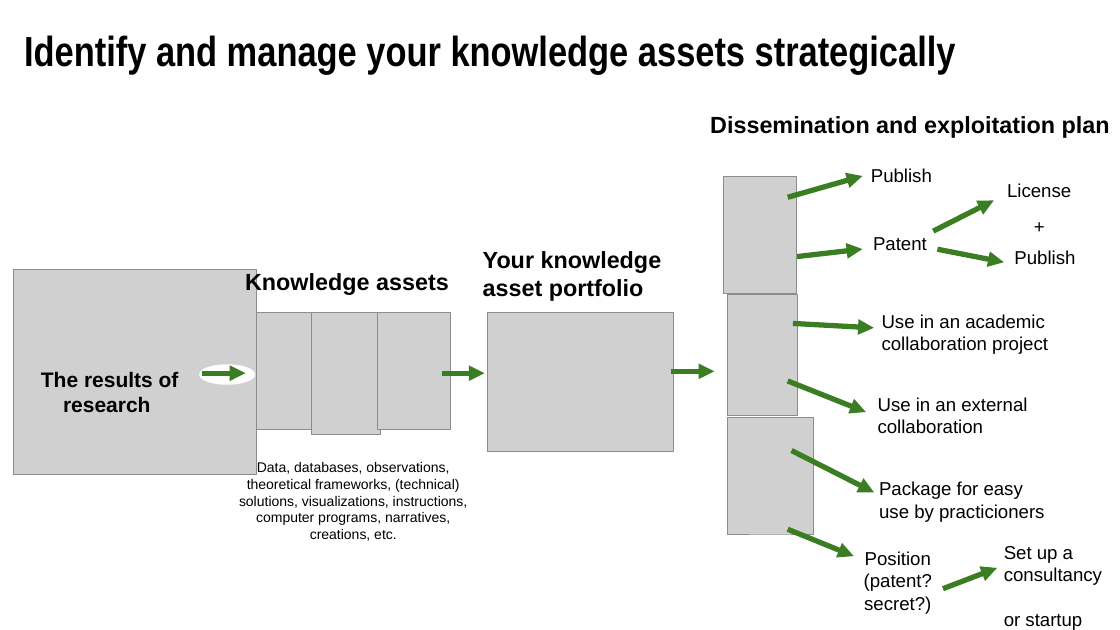
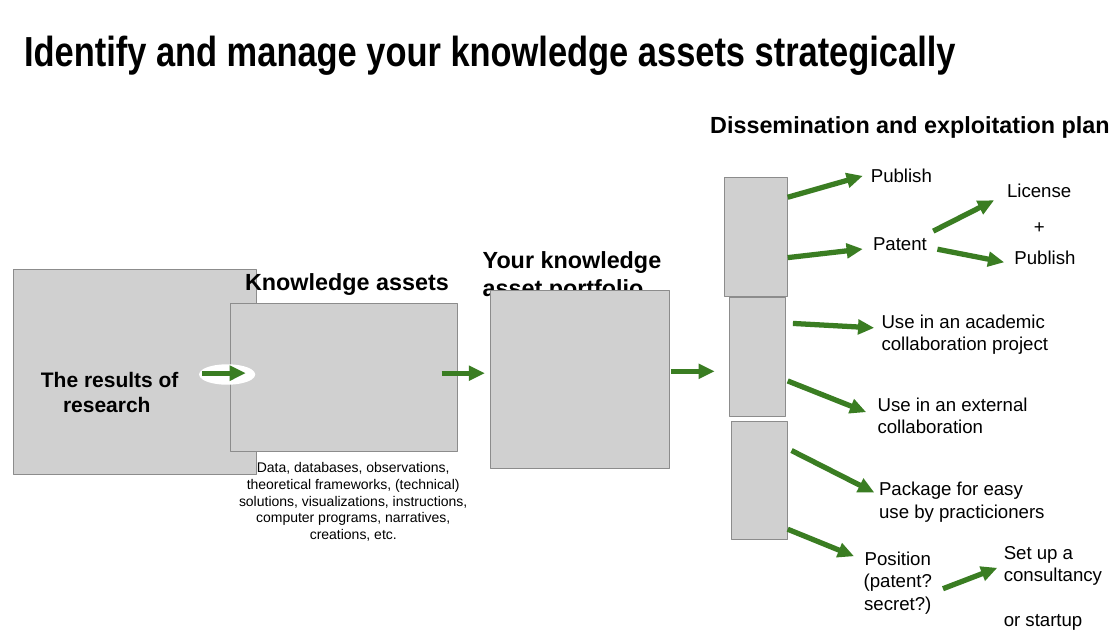
Before and after one commit to SciLifeLab-Training/open-science, a slide deck: slide 17 of docs/05_CamillaPettersson_IntellectualProperty.pptx. Drawn at 1120x630 pixels with LibreOffice and Linux fonts; fonts in the diff are those of the drawing; grey boxes stand for pictures. Boxes give left, top, right and bottom in pixels: in the first picture for what was removed or moved away, otherwise in the second. Text is boxed around its words. In the diff, an @@ line names an element or a change of style, - is before the commit and + after.

```diff
--- a/docs/05_CamillaPettersson_IntellectualProperty.pptx
+++ b/docs/05_CamillaPettersson_IntellectualProperty.pptx
@@ picture: place and size @@
-picture at box(724, 176, 797, 293)
+picture at box(725, 177, 788, 296)
@@ picture: place and size @@
-picture at box(487, 313, 673, 452)
+picture at box(491, 291, 670, 470)
@@ picture: place and size @@
-picture at box(728, 295, 797, 416)
+picture at box(729, 297, 786, 416)
@@ picture added at box(230, 304, 457, 452) @@
@@ picture removed at box(245, 313, 332, 430) @@
@@ picture removed at box(311, 313, 381, 434) @@
@@ picture removed at box(377, 313, 450, 430) @@
@@ picture: place and size @@
-picture at box(728, 418, 814, 534)
+picture at box(732, 421, 787, 539)
```
Also in this commit, not shown: 3 other slides changed, 3 other files.
